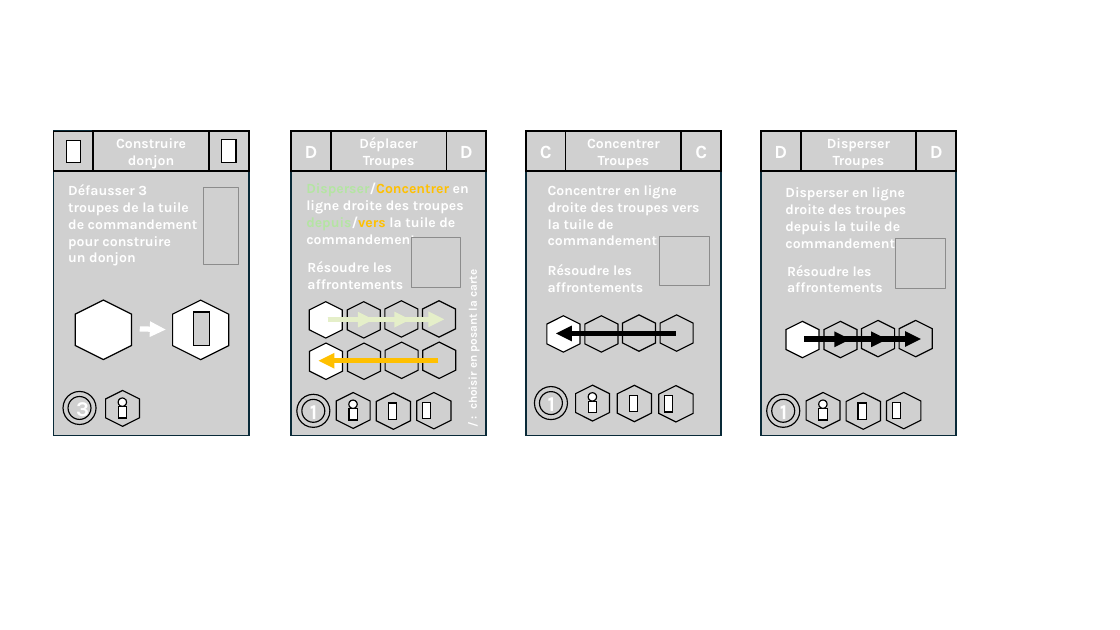
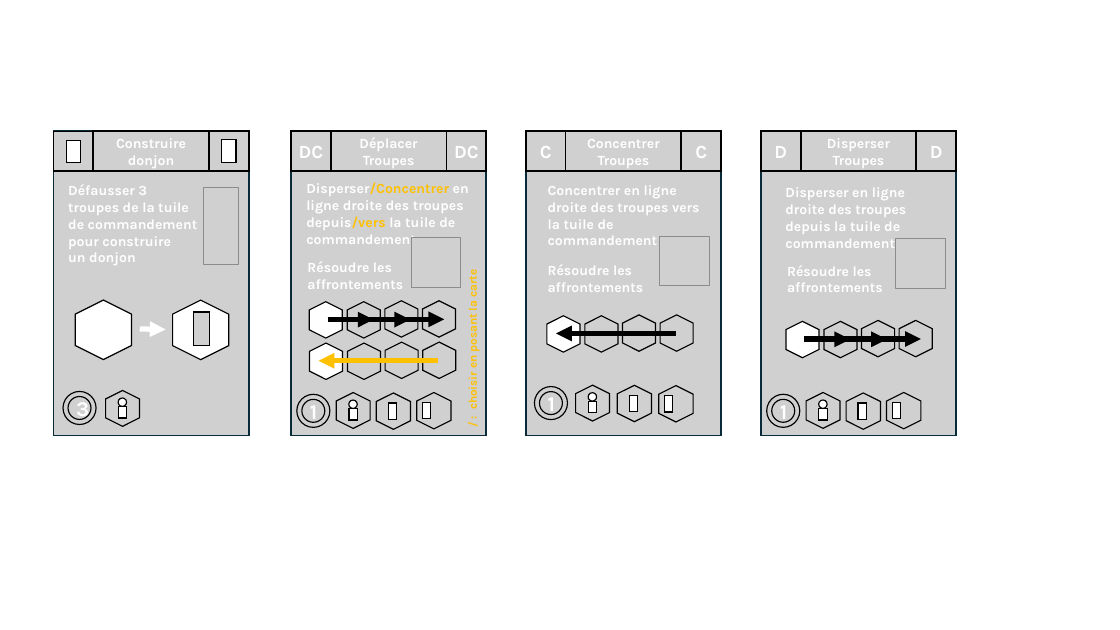
Before and after one commit to LucasBorboleta/Terre-de-Barons, a slide deck: slide 4 of pictures/Cartes-Actions-et-Evenements/Design-Cartes.pptx. Drawn at 1120x630 pixels with LibreOffice and Linux fonts; fonts in the diff are those of the drawing; grey boxes stand for pictures; background and template pictures are left out. Boxes give left, top, right and bottom in pixels: in the first picture for what was removed or moved away, otherwise in the second. Text is boxed around its words. In the diff, an @@ line names an element or a change of style, - is before the commit and + after.

Commit message:
Deuxième essai de la carte mixte disperser ou concentrer troupes

```diff
--- a/pictures/Cartes-Actions-et-Evenements/Design-Cartes.pptx
+++ b/pictures/Cartes-Actions-et-Evenements/Design-Cartes.pptx
@@ text in picture at (x1=299, y1=146, x2=324, y2=158): text changed @@
-D
+DC
@@ text in picture at (x1=454, y1=146, x2=479, y2=158): text changed @@
-D
+DC
@@ text "Disperser/Concentrer en ligne droite des ..." at (x1=306, y1=182, x2=469, y2=248): text colour #B4E5A2 to #FFFFFF, text colour #FFFFFF to #FFC000 in "Disperser/Concentrer depuis/vers" @@
@@ text "/ : choisir en posant ..." at (x1=465, y1=272, x2=480, y2=409): text colour #FFFFFF to #FFC000 @@
@@ arrow (328, 319) - (444, 319): stroke #E5EFC9 4.5 pt to #000000 4.5 pt @@
@@ arrow (328, 320) - (410, 320): stroke #E5EFC9 4.5 pt to #000000 4.5 pt @@
@@ arrow (328, 320) - (374, 320): stroke #E5EFC9 4.5 pt to #000000 4.5 pt @@
```
Also in this commit, not shown: 2 other files.
